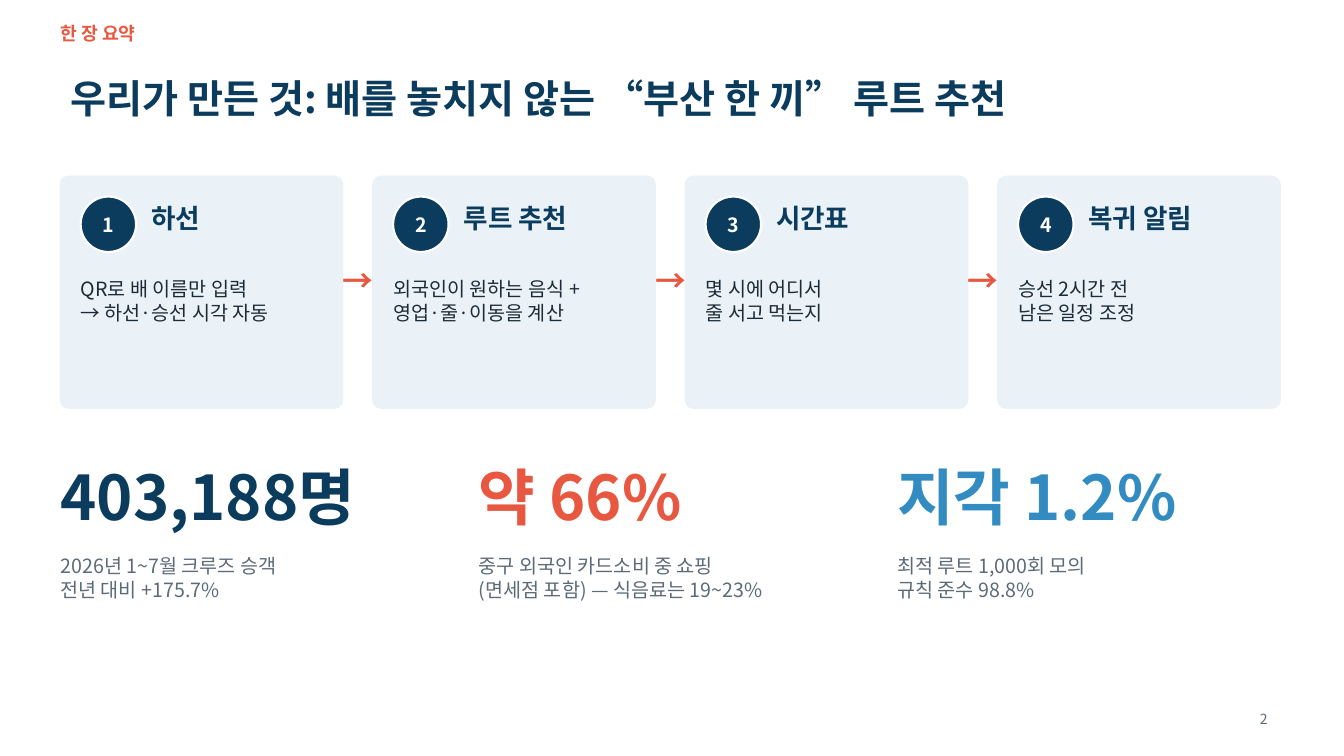
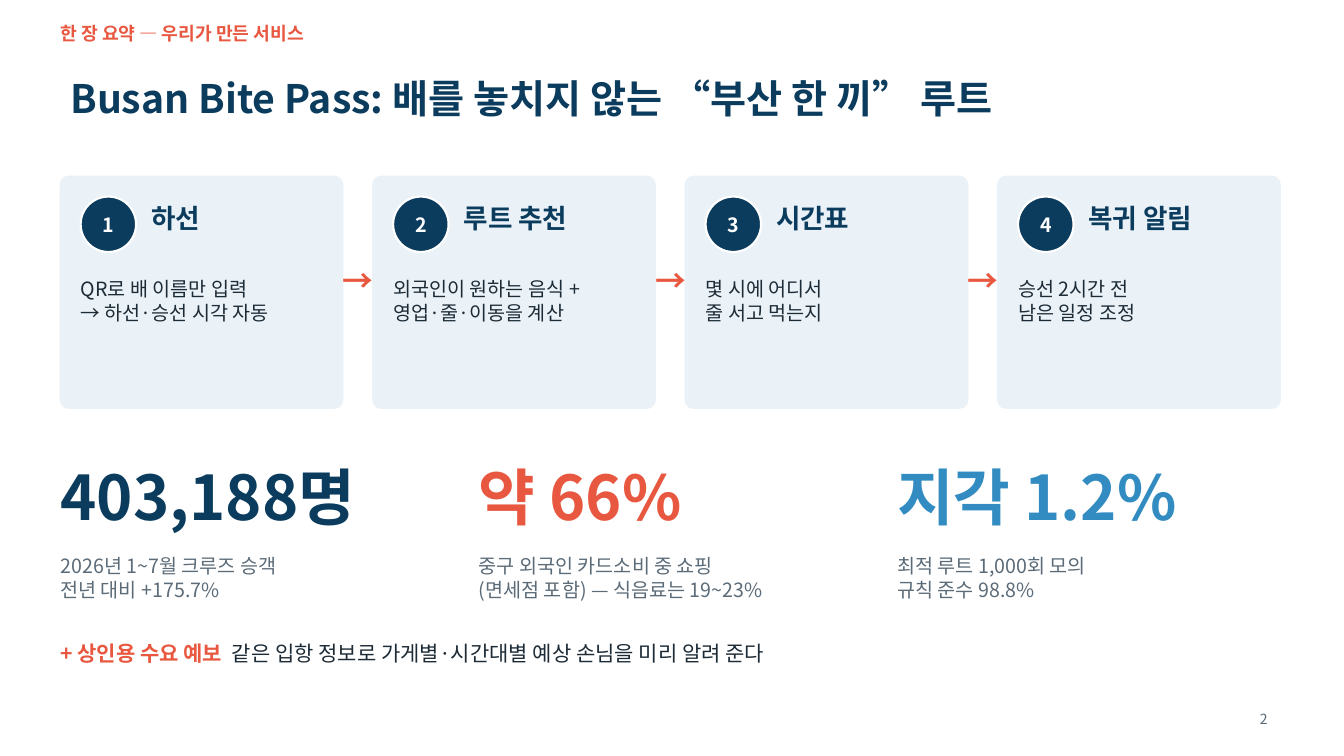
Before and after one commit to ddayoung03/busan-cruise-unpassing, a slide deck: slide 2 of 05_문서/3주차_발표자료.pptx. Drawn at 1344x756 pixels with LibreOffice and Linux fonts; fonts in the diff are those of the drawing. Boxes give left, top, right and bottom in pixels: in the first picture for what was removed or moved away, otherwise in the second. Text is boxed around its words. In the diff, an @@ line names an element or a change of style, - is before the commit and + after.

```diff
--- a/05_문서/3주차_발표자료.pptx
+++ b/05_문서/3주차_발표자료.pptx
@@ text at (60,24,304,42): text changed @@
-한 장 요약
+한 장 요약 — 우리가 만든 서비스
@@ title at (70,79,992,117): text changed @@
-우리가 만든 것: 배를 놓치지 않는 “부산 한 끼” 루트 추천
+Busan Bite Pass: 배를 놓치지 않는 “부산 한 끼” 루트
@@ text added at (78,643,764,663), 15 pt, text #1D2B36 @@
++ 상인용 수요 예보 같은 입항 정보로 가게별·시간대별 예상 손님을 미리 알려 준다
```
Also in this commit, not shown: 6 other slides changed, 5 slides added.
